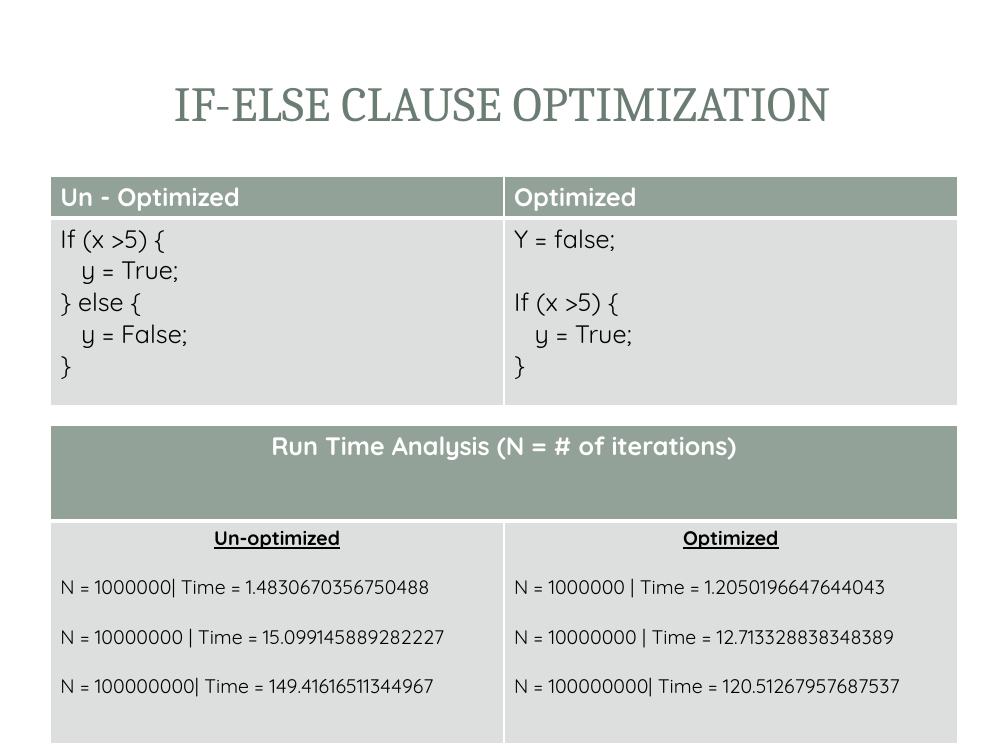
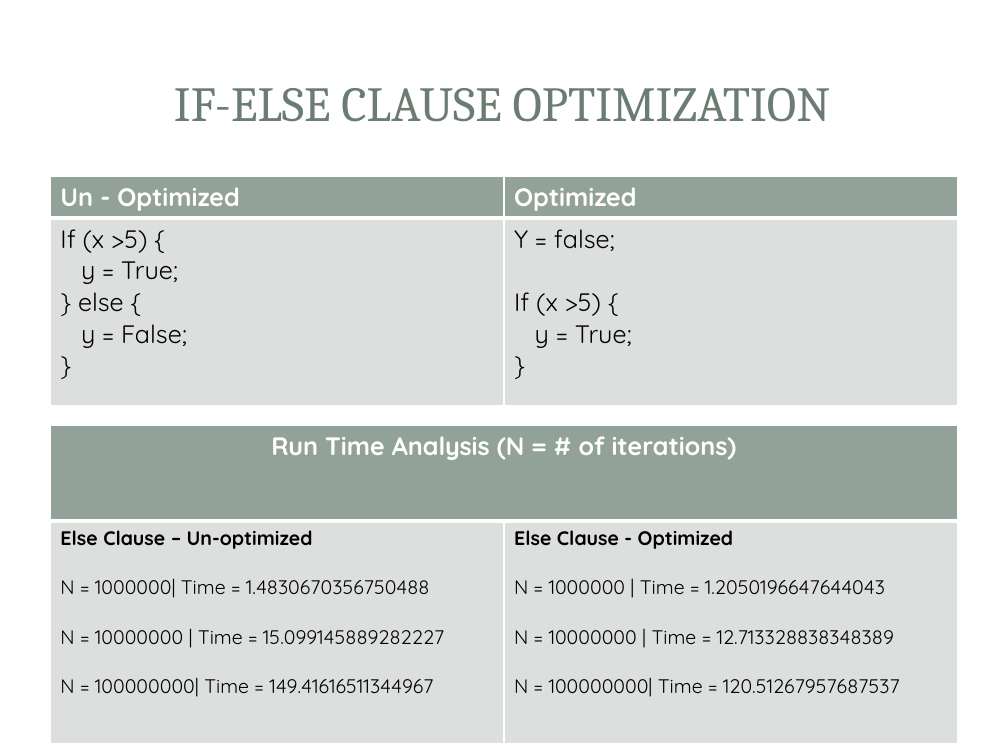
Before and after one commit to saiyamsethi5/4tb3-static-analysis, a slide deck: slide 5 of presentation/Presentation.pptx (slide 6 before the commit). Drawn at 1008x756 pixels with LibreOffice and Linux fonts; fonts in the diff are those of the drawing; background and template pictures are left out. Boxes give left, top, right and bottom in pixels: in the first picture for what was removed or moved away, otherwise in the second. Text is boxed around its words. In the diff, an @@ line names an element or a change of style, - is before the commit and + after.

```diff
--- a/presentation/Presentation.pptx
+++ b/presentation/Presentation.pptx
@@ table at bbox=[50, 425, 958, 744] @@
-row 2, column 1: Un-optimized / N = 1000000| Time = 1.4830670356750488 / N = 10000000 | Time = 15.099145889282227 / N = 100000000| Time = 149.41616511344967
+row 2, column 1: Else Clause – Un-optimized / N = 1000000| Time = 1.4830670356750488 / N = 10000000 | Time = 15.099145889282227 / N = 100000000| Time = 149.41616511344967
-row 2, column 2: Optimized / N = 1000000 | Time = 1.2050196647644043 / N = 10000000 | Time = 12.713328838348389 / N = 100000000| Time = 120.51267957687537
+row 2, column 2: Else Clause - Optimized / N = 1000000 | Time = 1.2050196647644043 / N = 10000000 | Time = 12.713328838348389 / N = 100000000| Time = 120.51267957687537
```
Also in this commit, not shown: 3 other slides changed, 4 slides removed, 3 other files.
